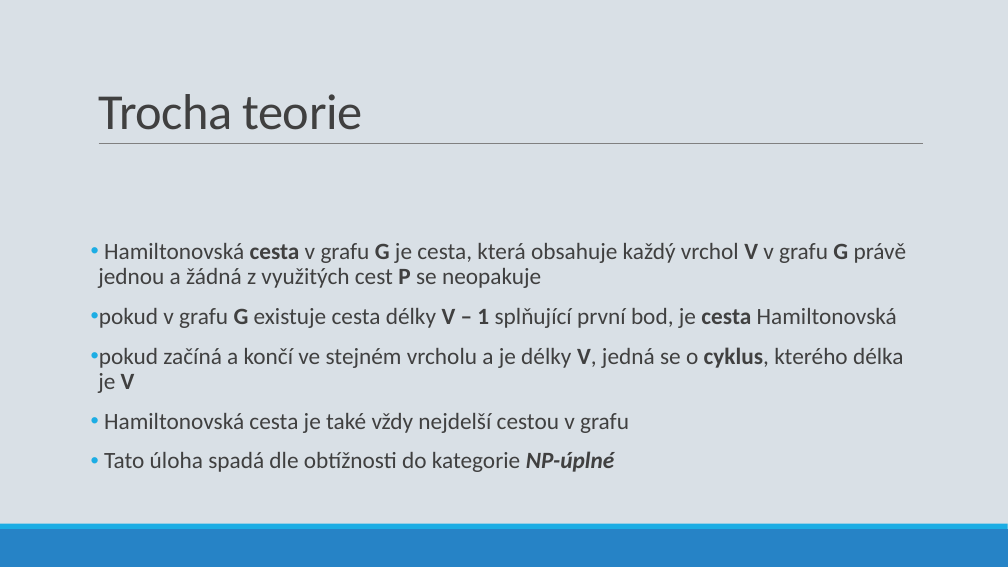
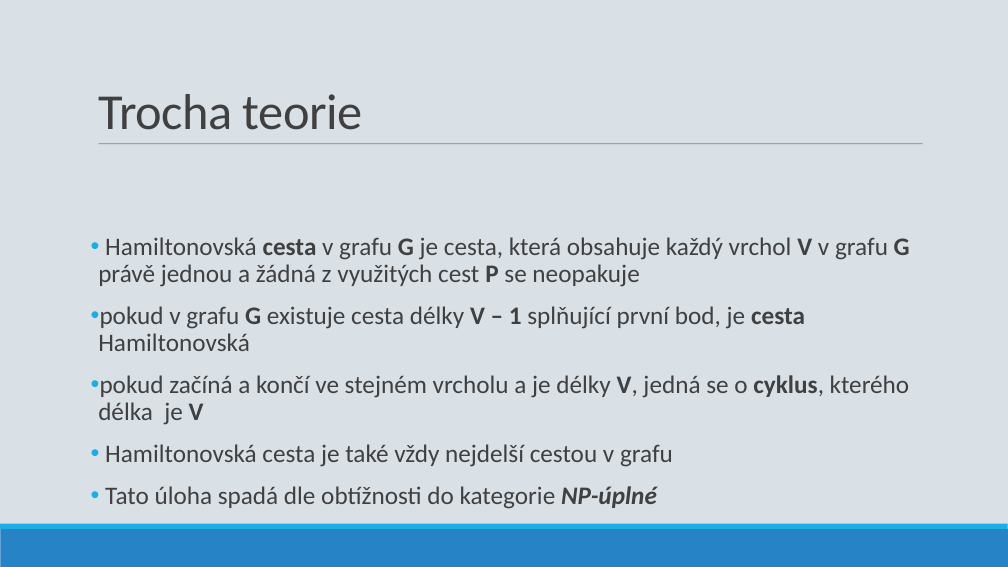
Before and after one commit to ldrahnik/ial_project_2019_2020, a slide deck: slide 2 of defense/presentation.pptx. Drawn at 1008x567 pixels with LibreOffice and Linux fonts; fonts in the diff are those of the drawing. Boxes give left, top, right and bottom in pixels: in the first picture for what was removed or moved away, otherwise in the second. Text is boxed around its words. In the diff, an @@ line names an element or a change of style, - is before the commit and + after.

```diff
--- a/defense/presentation.pptx
+++ b/defense/presentation.pptx
@@ line (99, 144) - (923, 144): stroke #808080 0.5 pt to #808080 0.75 pt @@
@@ text "Hamiltonovská cesta v grafu G ..." at (98,237,910,509): size 22.2 to 24 pt @@
```
Also in this commit, not shown: 11 other slides changed.
